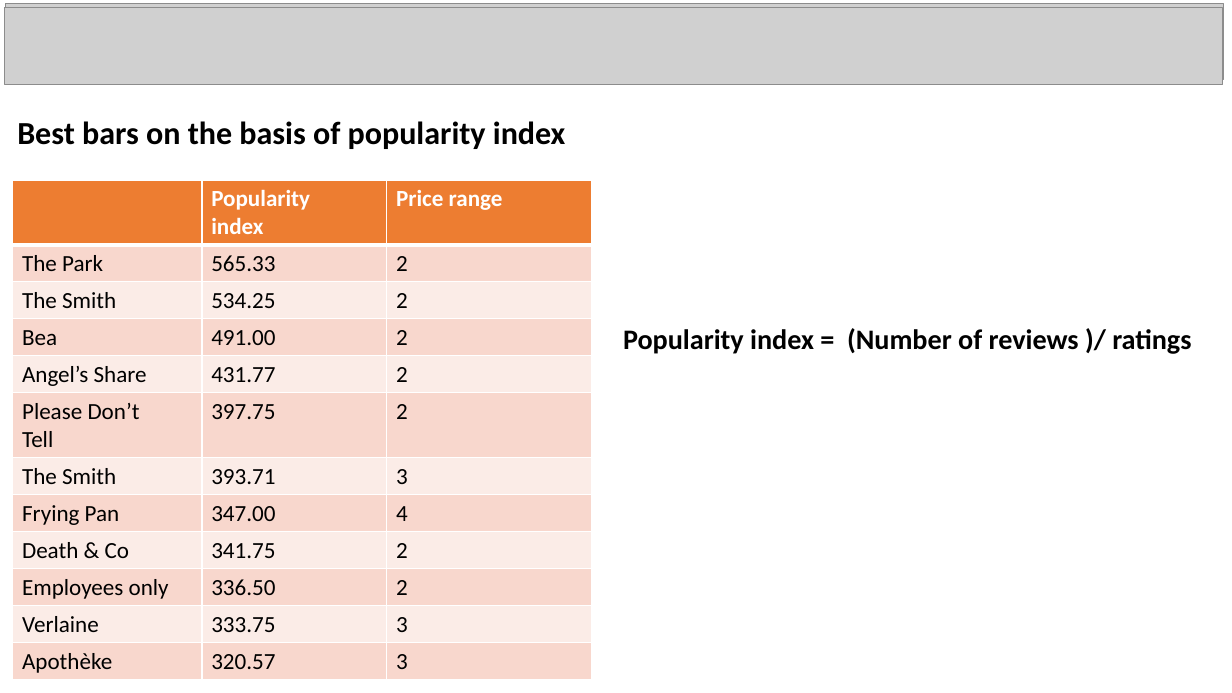
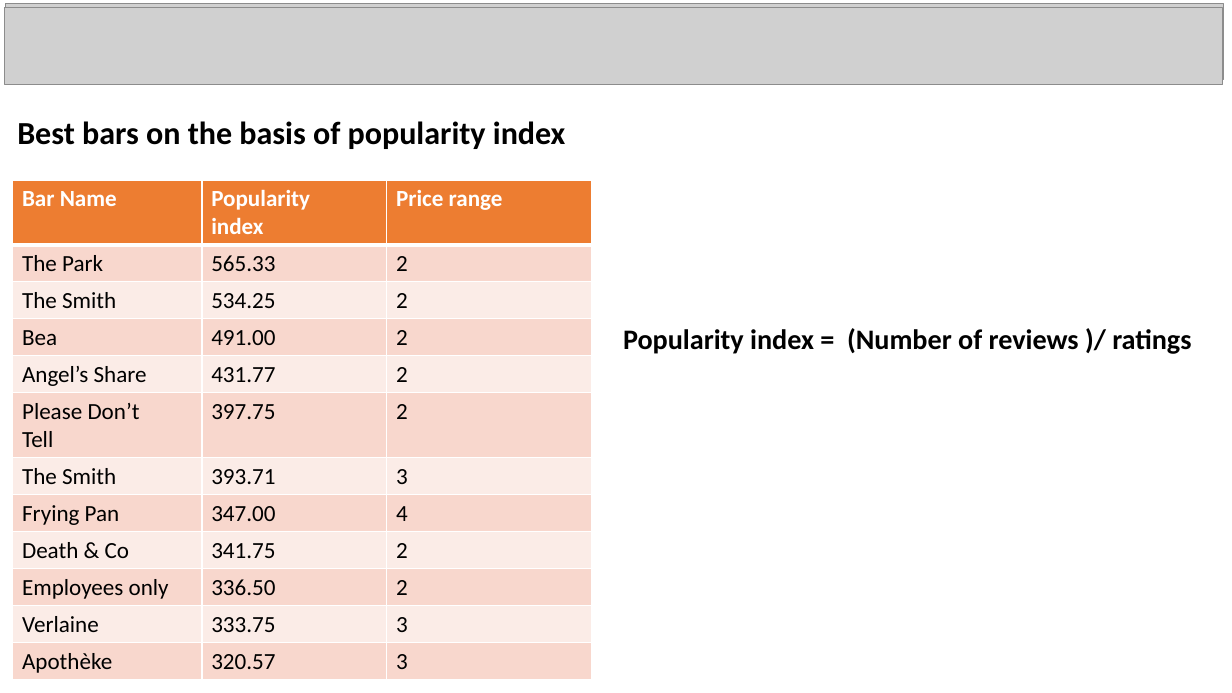
Before and after one commit to basantdhital/MY_pro, a slide deck: slide 6 of bars_ppt.pptx. Drawn at 1232x693 pixels with LibreOffice and Linux fonts; fonts in the diff are those of the drawing; grey boxes stand for pictures. Boxes give left, top, right and bottom in pixels: in the first picture for what was removed or moved away, otherwise in the second. Text is boxed around its words. In the diff, an @@ line names an element or a change of style, - is before the commit and + after.

```diff
--- a/bars_ppt.pptx
+++ b/bars_ppt.pptx
@@ table at [13,180,592,679] @@
-row 1, column 1: 
+row 1, column 1: Bar Name
```
Also in this commit, not shown: 1 other slide changed, 1 other file.
